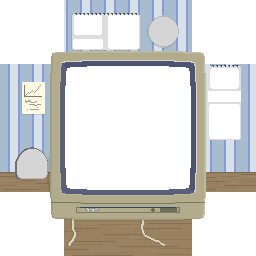
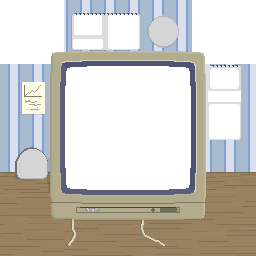
Before/after of a 256x256 layered artwork. What changed in the layer stack:
added layer "Layer 10" above "Layer 4" over [0, 192, 256, 256]
